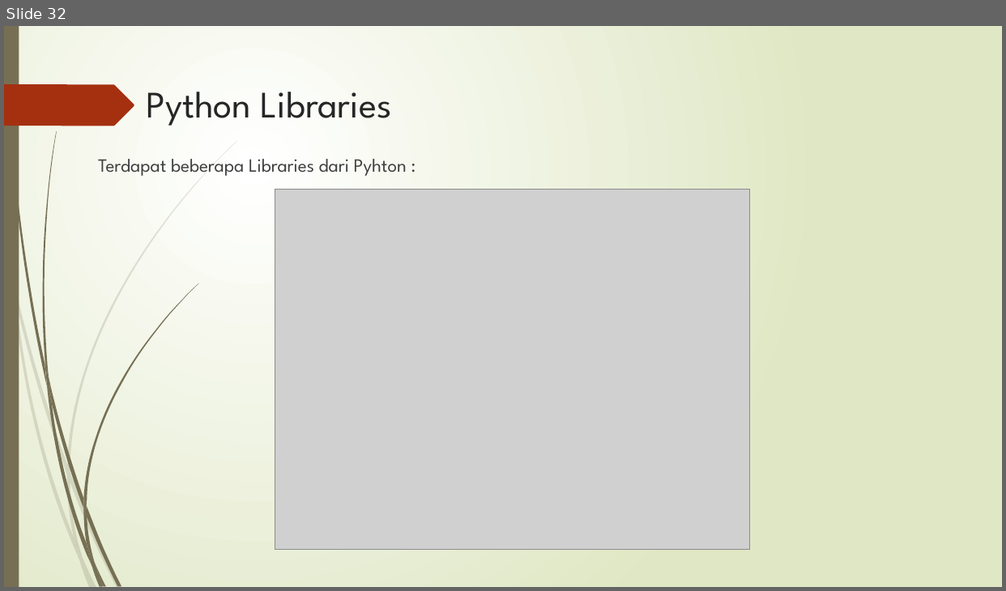
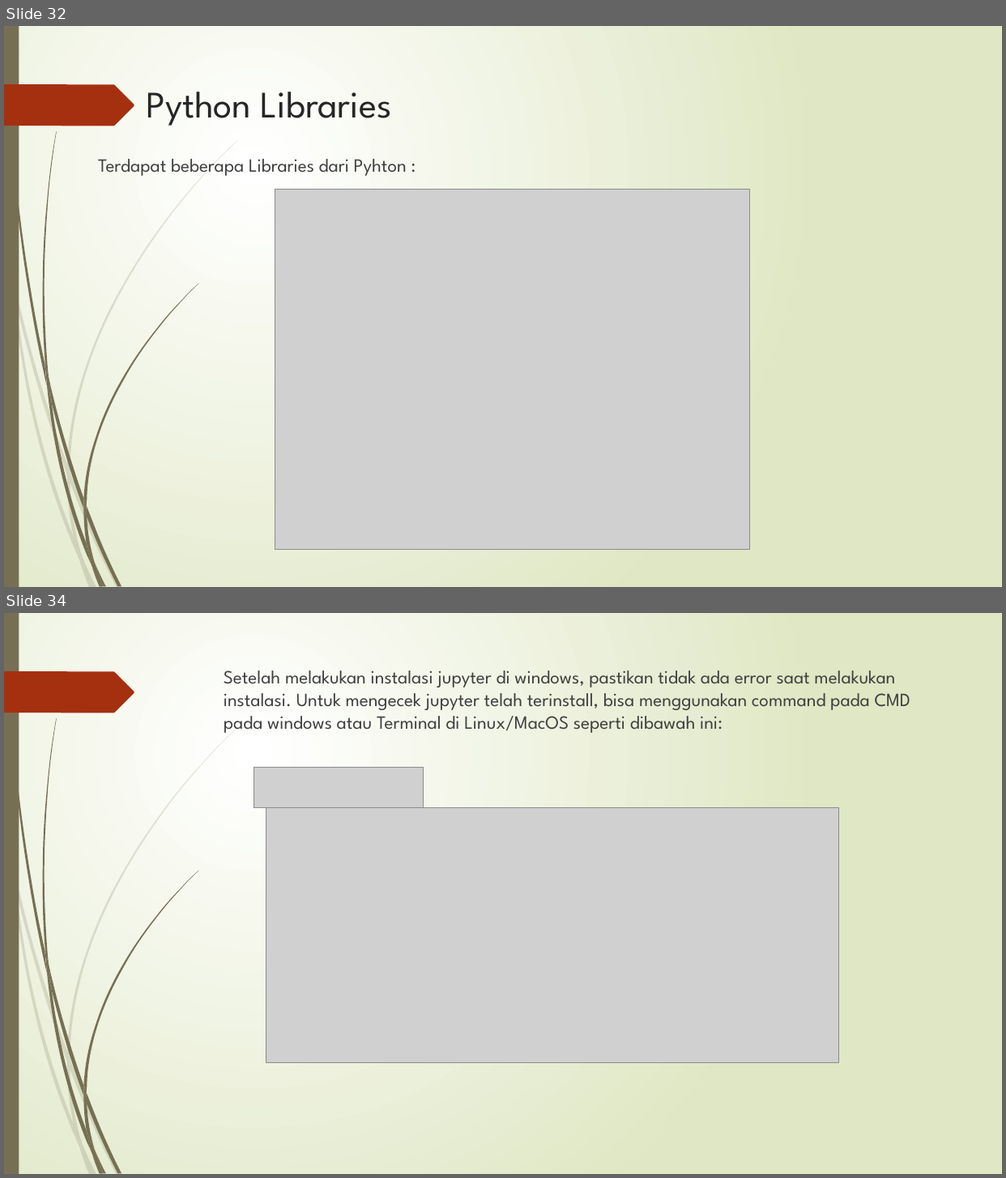
Before and after one commit to givaldonovel/Pengantar-Deep-Learning, a slide deck: Tugas 1/basic python.pptx. Shown one above the other, each under a label of ours: slide 32 before the commit, slides 32 and 34 after it; the slides between them are not shown. The pictures are 1006x591 and 1006x1178 pixels, drawn with LibreOffice and Linux fonts; fonts in the diff are those of the drawing; grey boxes stand for pictures. Boxes give left, top, right and bottom in pixels: in the first picture for what was removed or moved away, otherwise in the second. Text is boxed around its words. In the diff, an @@ line names an element or a change of style, - is before the commit and + after.

```diff
--- a/Tugas 1/basic python.pptx
+++ b/Tugas 1/basic python.pptx
@@ slide 34 added at <box>4,613,1002,1174</box>, background gradient #FFFFFF to #DFE8C4; not listed: 24 template elements that a slide beside it also shows @@
@@ text added at <box>224,671,910,733</box>, 18 pt, text #404040 @@
+Setelah melakukan instalasi jupyter di windows, pastikan tidak ada error saat melakukan instalasi. Untuk mengecek jupyter telah terinstall, bisa menggunakan command pada CMD pada windows atau Terminal di Linux/MacOS seperti dibawah ini:
@@ picture added at <box>254,767,424,808</box> @@
@@ picture added at <box>266,808,839,1063</box> @@
```
Also in this commit, not shown: 4 other slides added.
